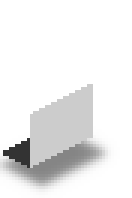
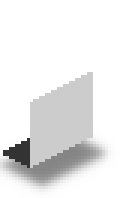
Comparing the layer stacks of the two w=132, h=198 images. Changes:
painted on "Top half" over [30, 72, 93, 114]
painted on "Side" over [30, 72, 93, 114]
painted on "Front" over [81, 72, 93, 78]
